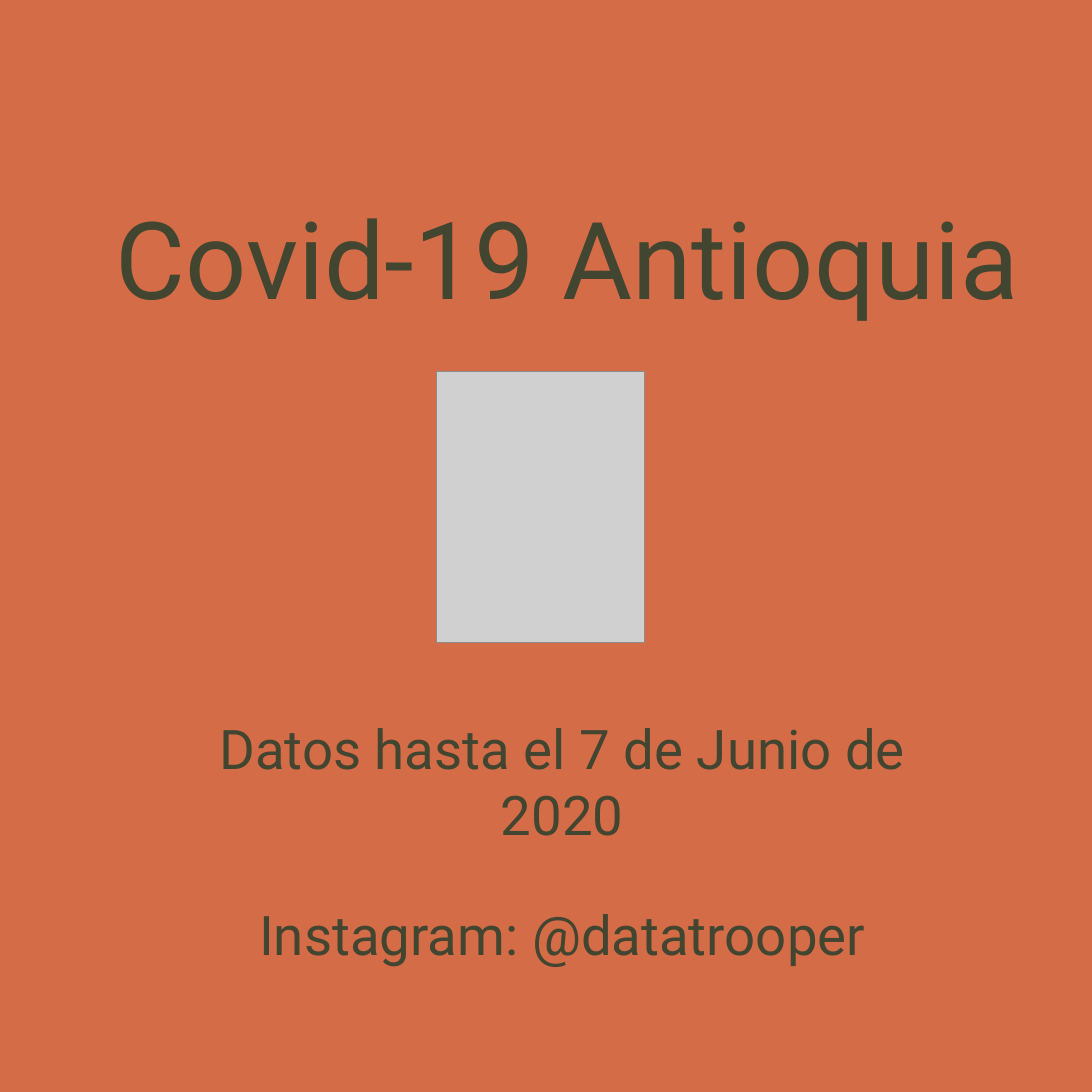
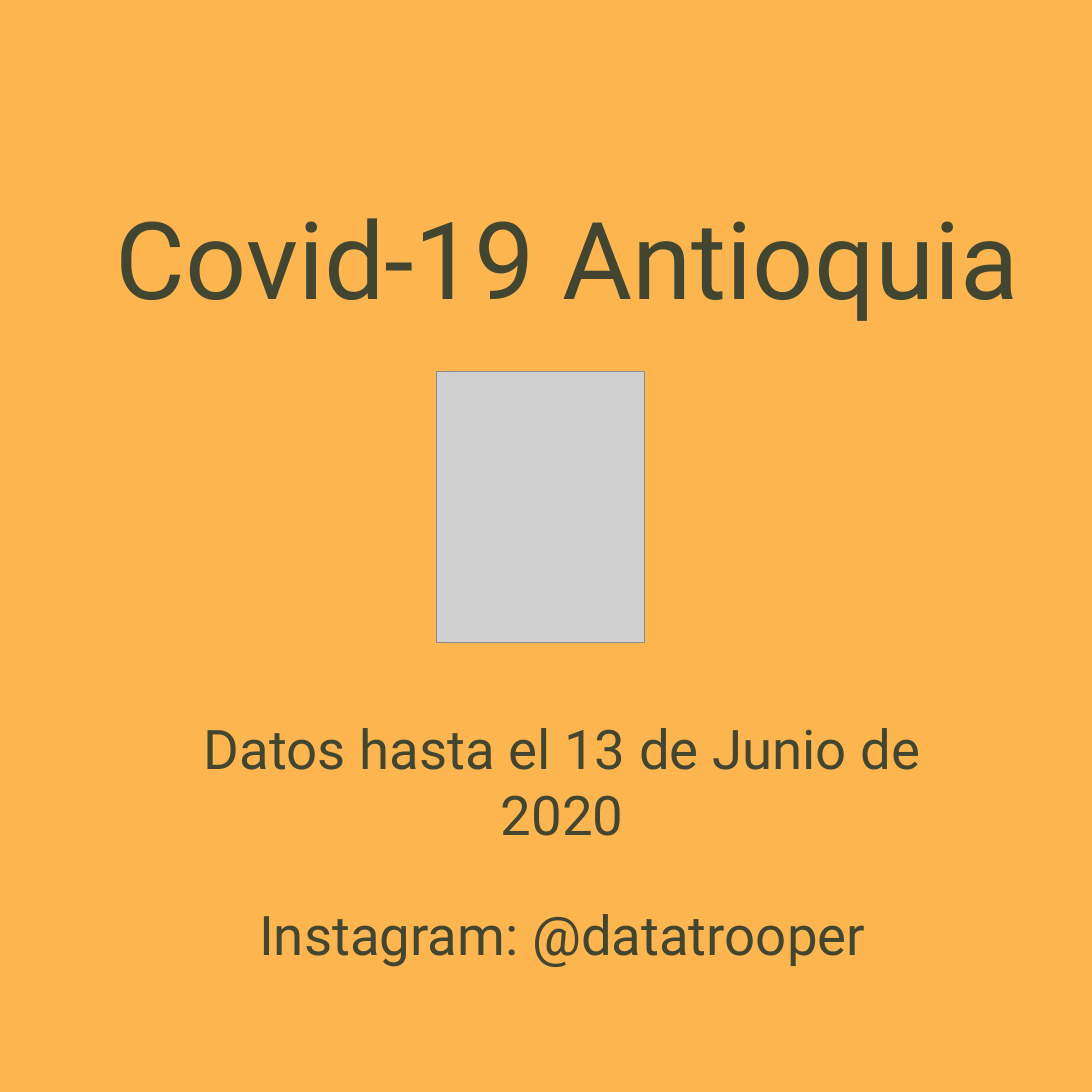
Before and after one commit to datatrooper/instatrooper, a slide deck: slide 1 of styles/covid antioquia.odp. Drawn at 1092x1092 pixels with LibreOffice and Linux fonts; fonts in the diff are those of the drawing; grey boxes stand for pictures. Boxes give left, top, right and bottom in pixels: in the first picture for what was removed or moved away, otherwise in the second. Text is boxed around its words. In the diff, an @@ line names an element or a change of style, - is before the commit and + after.

Commit message:
covid antioquia y valle

```diff
--- a/styles/covid antioquia.odp
+++ b/styles/covid antioquia.odp
@@ background #D56C48 to #FDB550 @@
@@ title at (x1=204, y1=728, x2=921, y2=836): text changed @@
-Datos hasta el 7 de Junio de 2020
+Datos hasta el 13 de Junio de 2020
```
Also in this commit, not shown: 8 other slides changed, 1 slide added, 7 other files.
